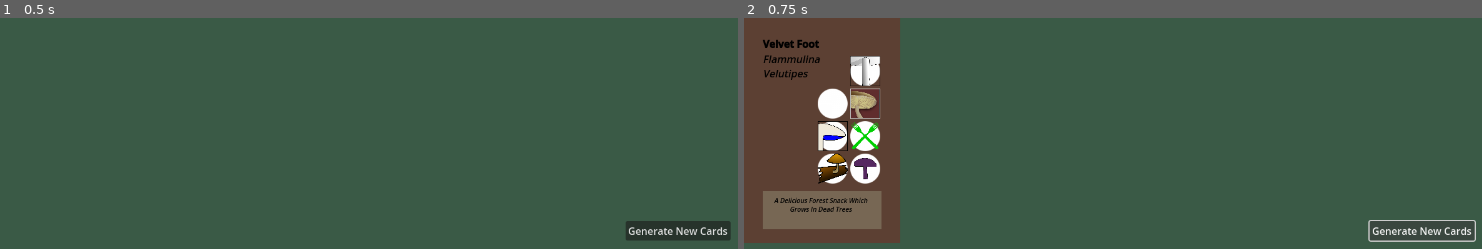
Above: before the commit, frames 1-2 (left to right).
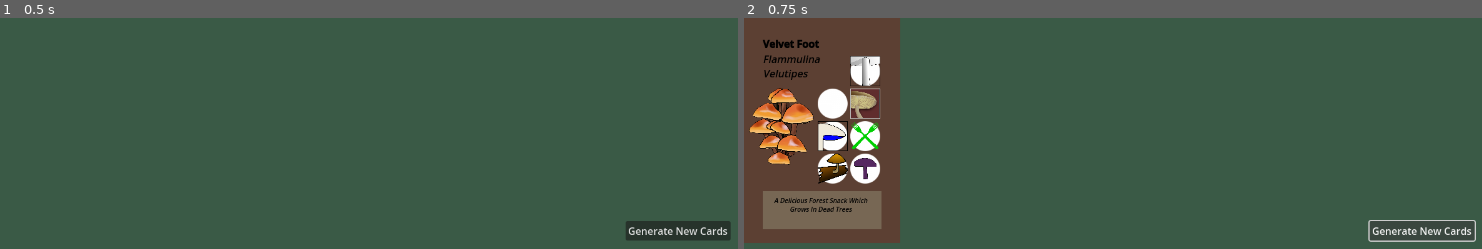
Above: after the commit, the same moments.

Repository: cyschneck/enoki-dokie
Game: Godot game, scene res://scenes/main.tscn
Same seed, same stepped clock (60 frames per second), same inputs: the game is played once before the commit and once after it.
Inputs:
- Up to frame 1 (0.5 s): no input
- Up to frame 2 (0.75 s): click "Generate New Cards" at 0.5 s

Frame 1 is identical in both runs. In frame 2, 1.5% of the frame differs, in the area x 0-10%, y 30-64%.

Commit message:
dynamically include mushroom sprite

Diff:
--- a/enoki-dokie/scenes/card.tscn
+++ b/enoki-dokie/scenes/card.tscn
@@ -1,7 +1,8 @@
-[gd_scene load_steps=3 format=3 uid="uid://bekpntneif28c"]
+[gd_scene load_steps=4 format=3 uid="uid://bekpntneif28c"]
 
 [ext_resource type="Script" path="res://scripts/card.gd" id="1_adq8y"]
 [ext_resource type="Texture2D" uid="uid://cv26evckgfc6u" path="res://sprites/circle-48.png" id="1_mrost"]
+[ext_resource type="Texture2D" uid="uid://dy6rqfgm341uh" path="res://sprites/card_features/mushroom_sprites/fly_agaric.png" id="2_okreg"]
 
 [node name="Card" type="Node2D"]
 script = ExtResource("1_adq8y")
@@ -34,6 +35,21 @@
 bbcode_enabled = true
 text = "[i]Scientific Test[/i]"
 fit_content = true
+
+[node name="MushroomSprite" type="TextureRect" parent="BackgroundColor"]
+unique_name_in_owner = true
+layout_mode = 1
+anchors_preset = 4
+anchor_top = 0.5
+anchor_bottom = 0.5
+offset_left = -13.0
+offset_top = -98.0
+offset_right = 150.0
+offset_bottom = 97.0
+grow_vertical = 2
+texture = ExtResource("2_okreg")
+expand_mode = 1
+stretch_mode = 4
 
 [node name="MushroomItems" type="GridContainer" parent="BackgroundColor"]
 unique_name_in_owner = true
--- a/enoki-dokie/scripts/card.gd
+++ b/enoki-dokie/scripts/card.gd
@@ -1,6 +1,7 @@
 extends Node2D
 
 const DEFAULT_ICON = preload("res://sprites/circle-48.png")
+const DEFAULT_MUSHROOM = preload("res://sprites/card_features/mushroom_sprites/fly_agaric.png")
 const CARD_FEATURES_ICON = "res://sprites/card_features/"
 
 enum CAP_TYPE{CAMPANULATE, CONCICAL, CONVEX, DEPRESSED, FLAT, INFUNDIBULIFORM, OFFSET, OVATE, UMBILLICATE, UMBONATE, NONE, NA}
@@ -14,6 +15,7 @@
 @export var commonName: String = "Common Name"
 @export var scientificName: String = "Scientific Name"
 @export var mushroomDescription: String = "Placeholder Description Text"
+@onready var mushroom_sprite: TextureRect = %MushroomSprite
 
 @export var capType: CAP_TYPE
 @export var ecologicalType: ECOLOGICAL_TYPE
@@ -72,6 +74,16 @@
 			"StipeType":
 				item.texture = DEFAULT_ICON
 				item.get_child(0).texture = load(CARD_FEATURES_ICON + "stipeType_" + STIPE_TYPE.keys()[stipeType].to_lower() + ".png")
+
+	mushroom_sprite.texture = DEFAULT_MUSHROOM
+	match commonName:
+		"Birch Polypore": mushroom_sprite.texture = load(CARD_FEATURES_ICON + "/mushroom_sprites/birch_polypore.png")
+		"Death Cap": mushroom_sprite.texture = load(CARD_FEATURES_ICON + "/mushroom_sprites/death_cap.png")
+		"Dryad's Saddle": mushroom_sprite.texture = load(CARD_FEATURES_ICON + "/mushroom_sprites/dyrads_saddle.png")
+		"Fly Agaric": mushroom_sprite.texture = load(CARD_FEATURES_ICON + "/mushroom_sprites/fly_agaric.png")
+		"Jack O'lantern": mushroom_sprite.texture = load(CARD_FEATURES_ICON + "/mushroom_sprites/jack_o_lantern.png")
+		"Mica Cap": mushroom_sprite.texture = load(CARD_FEATURES_ICON + "/mushroom_sprites/mica_cap.png")
+		"Velvet Foot": mushroom_sprite.texture = load(CARD_FEATURES_ICON + "/mushroom_sprites/velvet_foot.png")
 
 func set_card_characteristics(mushroom_name: String, mushroom_card: Object, json_data_dict: Dictionary):
 	mushroom_card.name = mushroom_name.capitalize()
--- a/enoki-dokie/scripts/test_button.gd
+++ b/enoki-dokie/scripts/test_button.gd
@@ -14,7 +14,8 @@
 						"mica cap",
 						"birch polypore",
 						"jack o'lantern",
-						"velvet foot"]
+						"velvet foot"
+						]
 	for card_name in cards_to_make:
 		var mushroom_card = CARD_PREFAB.instantiate()
 		var json_data_dict = card_manager.cards[card_name]
Binary file added: enoki-dokie/sprites/card_features/mushroom_sprites/birch_polypore.png
Not shown, added: enoki-dokie/sprites/card_features/mushroom_sprites/birch_polypore.png.import
Binary file added: enoki-dokie/sprites/card_features/mushroom_sprites/death_cap.png
Not shown, added: enoki-dokie/sprites/card_features/mushroom_sprites/death_cap.png.import
Binary file added: enoki-dokie/sprites/card_features/mushroom_sprites/dryads_saddle.png
Not shown, added: enoki-dokie/sprites/card_features/mushroom_sprites/dryads_saddle.png.import
Binary file added: enoki-dokie/sprites/card_features/mushroom_sprites/fly_agaric.png
Not shown, added: enoki-dokie/sprites/card_features/mushroom_sprites/fly_agaric.png.import
Binary file added: enoki-dokie/sprites/card_features/mushroom_sprites/jack_o_lantern.png
Not shown, added: enoki-dokie/sprites/card_features/mushroom_sprites/jack_o_lantern.png.import
Binary file added: enoki-dokie/sprites/card_features/mushroom_sprites/mica_cap.png
Not shown, added: enoki-dokie/sprites/card_features/mushroom_sprites/mica_cap.png.import
(and 2 more such lines)
